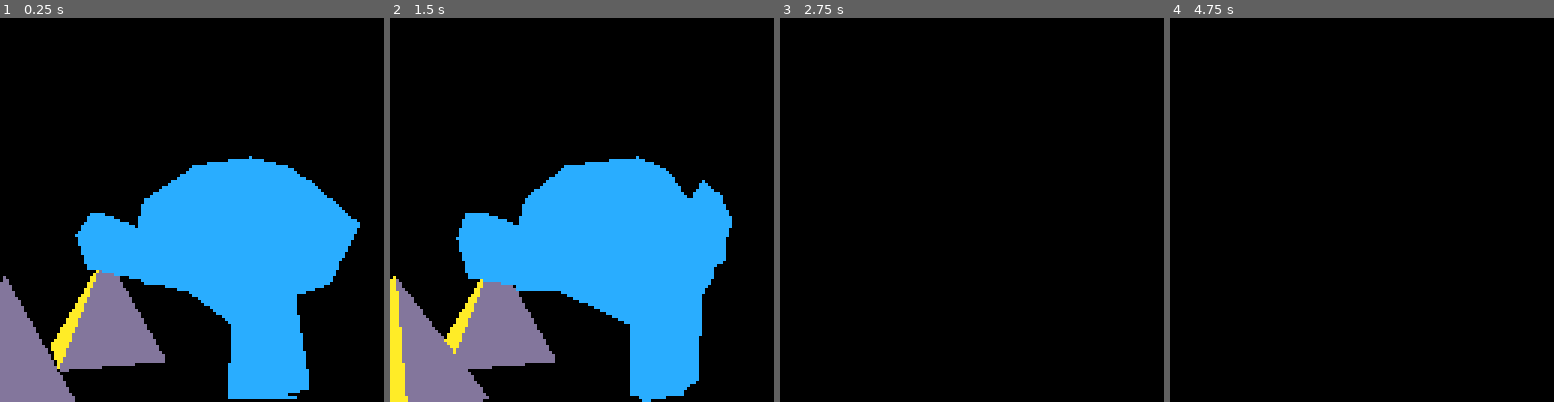
Above: before the commit, frames 1-4 (left to right).
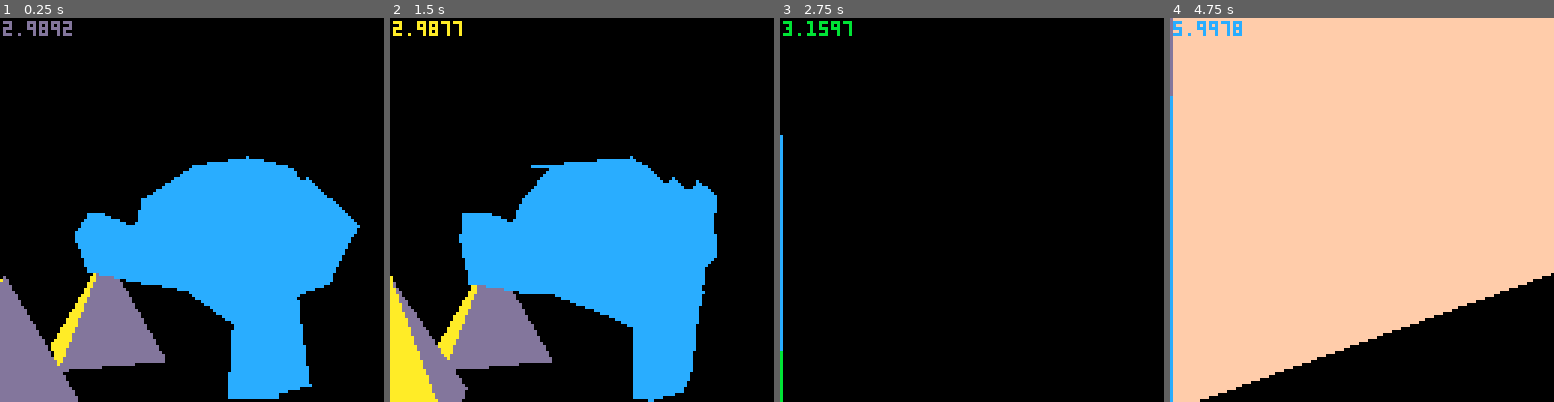
Above: after the commit, the same moments.

Repository: ajbowen249/pico83D
Game: PICO-8 cartridge t2.p8
The game is run twice, just before and just after one commit, with the same random seed, the same clock (stepped at 60 frames per second) and the same inputs.
Inputs:
- Up to frame 1 (0.25 s): no input
- Up to frame 2 (1.5 s): tap X (X key) at 0.33, 1.07 s; tap O (Z key) at 0.7 s
- Up to frame 3 (2.75 s): hold Right 1.6-2.1 s; tap O (Z key) at 1.7, 2.1, 2.5 s; tap X (X key) at 1.85 s; hold Up 2.15-2.42 s; hold Right from 2.47 s (still down)
- Up to frame 4 (4.75 s): tap O (Z key) every 0.4 s from 2.9 to 4.5 s; tap X (X key) at 2.97, 4.08 s; release Right at 3.03 s; hold Left 3.08-3.58 s; hold Down 3.63-3.97 s; hold Right 4.02-4.68 s; hold Up from 4.73 s (still down)

The runs differ from the first frame. In frame 1, 1.1% of the frame differs, in the area x 0-94%, y 0-100%; in frame 2, 5.2%; in frame 3, 0.8%; in frame 4, 84%, in the area x 0-100%, y 0-100%.

Commit message:
small improvement to the rasterizer

Diff:
--- a/t2.p8
+++ b/t2.p8
@@ -86,6 +86,7 @@
 function _draw()
     cls()
     draw3d()
+    print(stat(1), 1, 1)
 end
 
 -->8
@@ -212,26 +213,6 @@
     line(v3.x, v3.y, v1.x, v1.y, col)
 end
 
-function draw_span(mainx, offx, row, minx, maxx, color)
-    if offx < mainx then
-        -- "main" and "off" lose their meaning here if we
-        -- need to swap. oh, well.
-        local temp = offx
-        offx = mainx
-        mainx = temp
-    end
-
-    local left = mainx > minx and mainx or minx
-    left = left >= 0 and left or 0
-
-    local right = offx < maxx and offx or maxx
-    right = right < c_screen_width and right or c_screen_width
-
-    for x = flr(left), flr(right) do
-        pset(x, row, color)
-    end
-end
-
 function draw_spans(mainx, offx, starty, endy, mainstepx, offstepx, color, minx, maxx, drawbottom)
     assert(endy >= starty)
     starty = flr(starty)
@@ -244,7 +225,23 @@
             break
         end
         if row >= 0 then
-            draw_span(mainx, offx, row, minx, maxx, color)
+            local loffx = offx
+            local lmainx = mainx
+            if loffx < lmainx then
+                -- "main" and "off" lose their meaning here if we
+                -- need to swap. oh, well.
+                local temp = loffx
+                loffx = lmainx
+                lmainx = temp
+            end
+
+            local left = lmainx > minx and lmainx or minx
+            left = left >= 0 and left or 0
+
+            local right = loffx < maxx and loffx or maxx
+            right = right < c_screen_width and right or c_screen_width
+
+            rectfill(flr(left), row, flr(right), row, color)
         end
         mainx += mainstepx
         offx += offstepx
